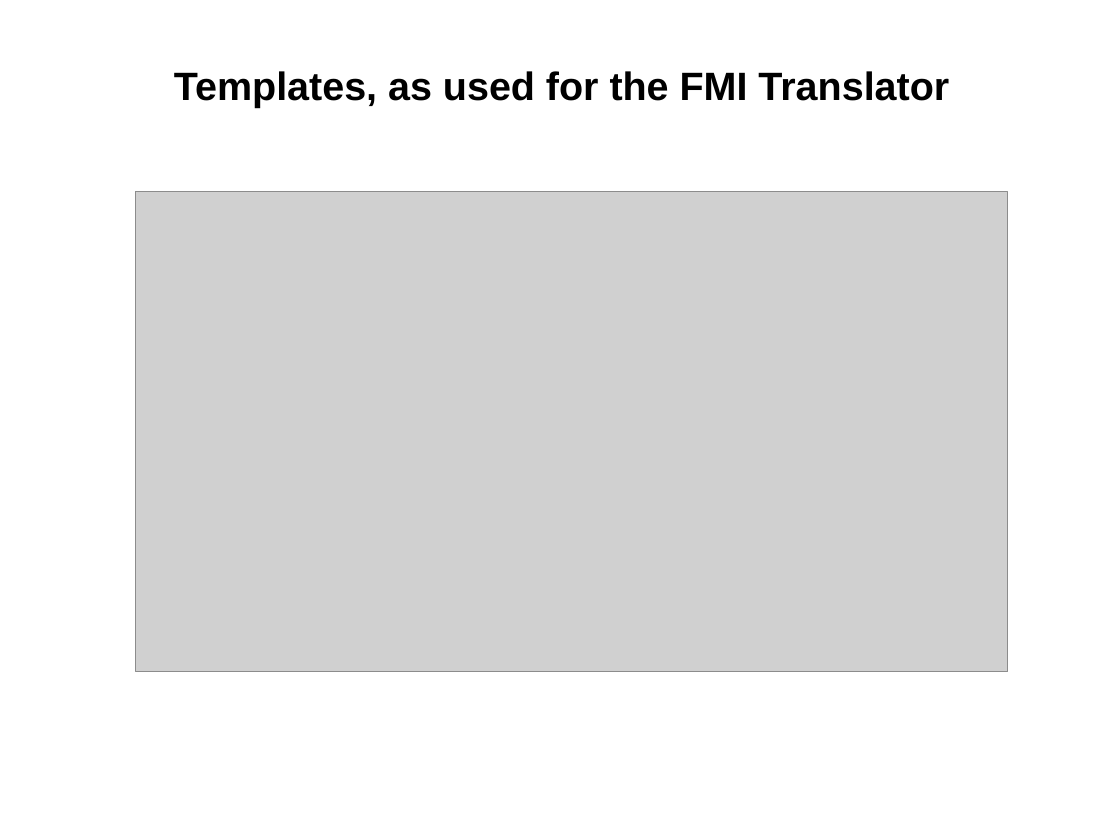
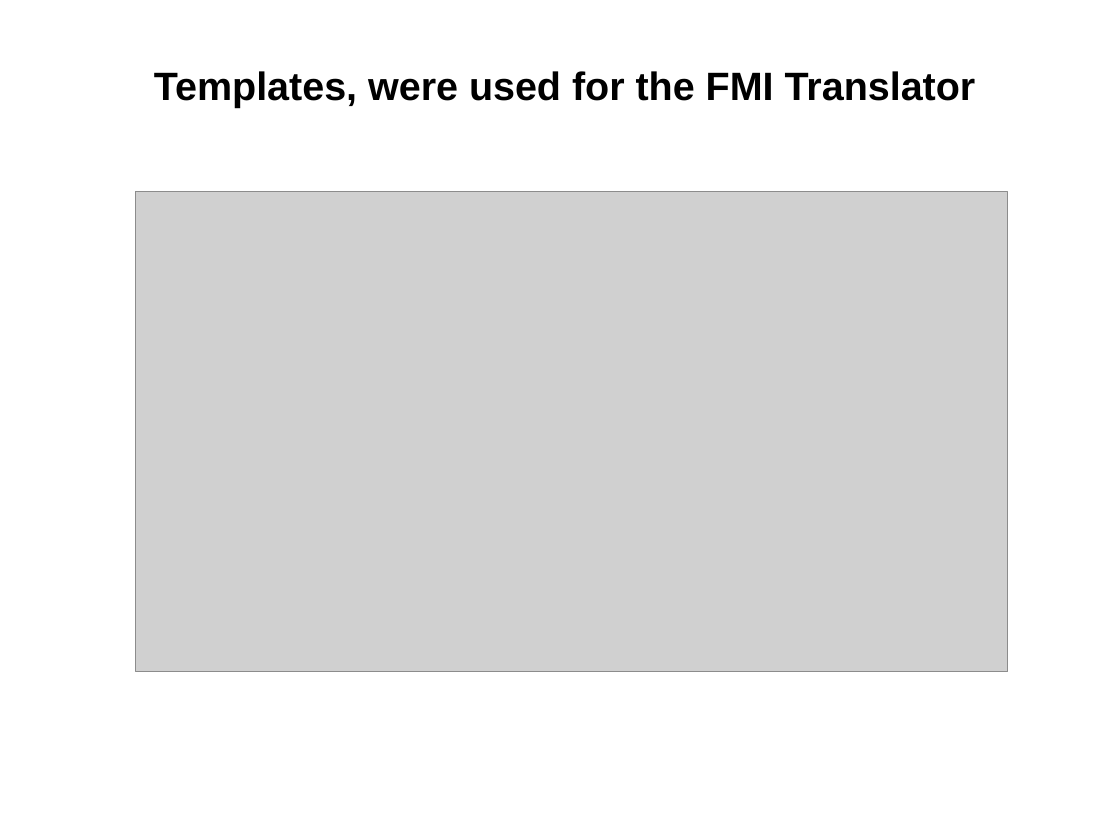
Before and after one commit to weetmuts/rodin-b-sharp-iUML_B_Utils, a slide deck: slide 6 of work/store/Writing/RUDW2014(accepted)/presentation/presentation.odp. Drawn at 1120x840 pixels with LibreOffice and Linux fonts; fonts in the diff are those of the drawing; grey boxes stand for pictures. Boxes give left, top, right and bottom in pixels: in the first picture for what was removed or moved away, otherwise in the second. Text is boxed around its words. In the diff, an @@ line names an element or a change of style, - is before the commit and + after.

```diff
--- a/work/store/Writing/RUDW2014(accepted)/presentation/presentation.odp
+++ b/work/store/Writing/RUDW2014(accepted)/presentation/presentation.odp
@@ text at (154,71,976,108): text changed @@
-Templates, as used for the FMI Translator
+Templates, were used for the FMI Translator
```
Also in this commit, not shown: 2 other slides changed, 2 slides added, 1 slide removed, 3 other files.
